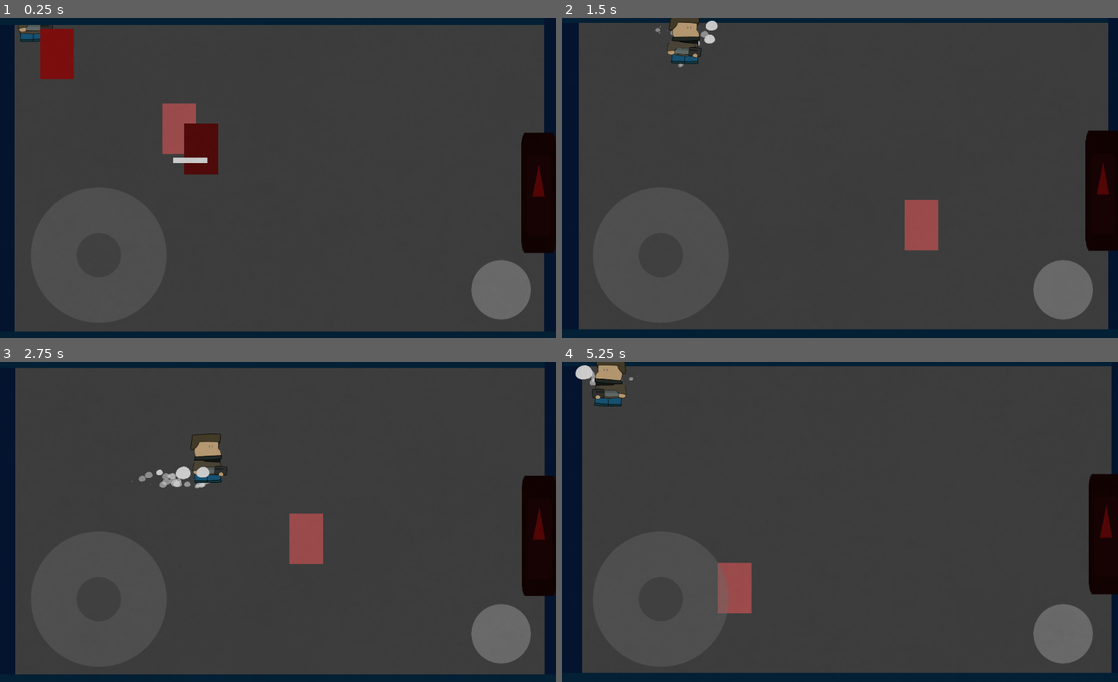
Above: before the commit, frames 1-4 (two rows, left to right).
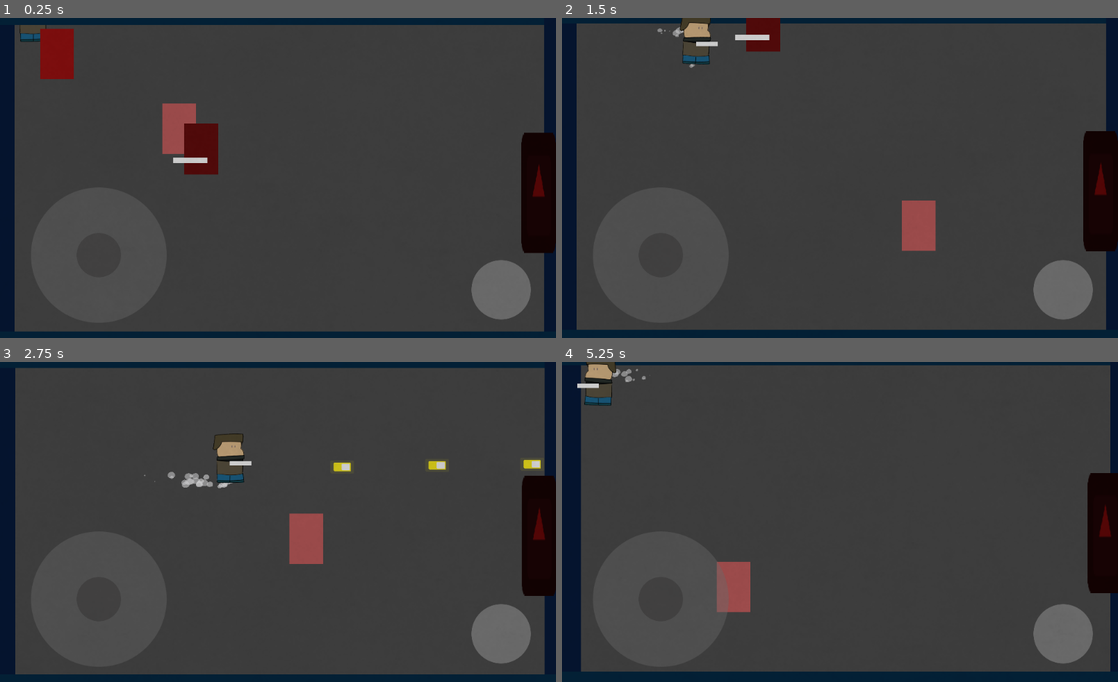
Above: after the commit, the same moments.

Repository: gath-thee-thaw/gohome-thegame
Game: Godot game, scene res://levels/level_1.tscn
The game is run twice, just before and just after one commit, with the same random seed, the same clock (stepped at 60 frames per second) and the same inputs. The engine's default icon, where the game draws it, is replaced by a stand-in: a white triangle on a blue panel in a dark square.
Inputs (mouse positions are in pixels of both pictures, inside the frame that each line leads up to):
- Up to frame 1 (0.25 s): no input
- Up to frame 2 (1.5 s): move the mouse to (962, 165) at 0.52 s; press the mouse at (962, 165) at 0.53 s; hold D (right) 0.53-1.28 s; move the mouse to (728, 197) at 1.27 s; release the mouse at (728, 197) at 1.28 s; hold S (down) from 1.28 s (still down); click (728, 197) at 1.35 s
- Up to frame 3 (2.75 s): move the mouse to (333, 451) at 2.02 s; release S (down) at 2.03 s; press the mouse at (333, 451) at 2.03 s; hold D (right) from 2.03 s (still down)
- Up to frame 4 (5.25 s): move the mouse to (812, 589) at 2.77 s; release D (right) at 2.78 s; release the mouse at (812, 589) at 2.78 s; hold W (up) 2.78-3.53 s; click (812, 589) at 2.85 s; move the mouse to (1006, 573) at 3.52 s; press the mouse at (1006, 573) at 3.53 s; hold A (left) 3.53-5.03 s; move the mouse to (673, 477) at 4.27 s; release the mouse at (673, 477) at 4.28 s; click (673, 477) at 4.35 s; move the mouse to (867, 525) at 5.02 s; press the mouse at (867, 525) at 5.03 s; hold S (down) from 5.03 s (still down)

The runs differ from the first frame. In frame 1, less than 0.1% of the frame differs, in the area x 3-10%, y 2-5%; in frame 2, 2.9%, in the area x 2-100%, y 0-98%; in frame 3, 1.6%; in frame 4, 2.0%.

Commit message:
buja bujavhjv

Diff:
--- a/Scripts/Player.gd
+++ b/Scripts/Player.gd
@@ -19,6 +19,7 @@
 
 func _physics_process(delta: float):
 	time +=delta
+
 	#Get inputs
 	if(!mobile):
 		direction = Vector2(
@@ -40,6 +41,7 @@
 			apply_scale(Vector2(-1,1))
 			flip = true
 
+
 	#Animation
 	if direction.length() != 0:
 		$AnimationPlayer.play("Run")
@@ -52,7 +54,3 @@
 	position += direction * delta * speed
 	position.x = clamp(position.x, 60, screen_size.x-60)
 	position.y = clamp(position.y, 0, screen_size.y-60)
-
-func shotgun_knockback():
-	$GunAnimationPlayer.play("ShotgunShoot")
-	pass
--- a/Scripts/ShotGun.gd
+++ b/Scripts/ShotGun.gd
@@ -5,6 +5,11 @@
 var timer = 0
 var backStep = 1000
 var backStepPos
+
+func _ready():
+	var hand = $Hands2
+	remove_child($Hands2)
+	get_parent().find_node("Hands").add_child(hand)
 
 func _process(delta):
 
@@ -25,7 +30,7 @@
 func Shoot():
 	$SpawnPoint/CPUParticles2D.set_emitting(true)
 	Global.camera.add_trauma(0.35)
-	get_parent().shotgun_knockback()
+	shotgun_knockback()
 	var bul = bullet.instance()
 	bul.position = $SpawnPoint.global_position
 	get_tree().root.add_child(bul)
@@ -46,3 +51,7 @@
 	bul3.playerFlip = get_parent().flip
 	bul3.direction = ($SpawnPoint/shot3.position - $SpawnPoint.position).normalized()
 	bul3.spawnPoint = $SpawnPoint.global_position
+
+func shotgun_knockback():
+	$GunAnimationPlayer.play("ShotgunShoot")
+	pass
--- a/Scripts/bullet2.gd
+++ b/Scripts/bullet2.gd
@@ -1,17 +1,22 @@
 extends Area2D
 
 var playerFlip
-var speed = 1000
+var speed = 200
+var recoil = .5
+var dir
 
 func _ready():
 	$AnimatedSprite.play("default")
+	var val = rand_range(-recoil, recoil)
+	dir = Vector2(position.x + 10, position.y + val) - position
 
 func _process(delta):
 	#position += playerDirection * playerSpeed + transform.x * speed * delta //playerDirection * playerSpeed +
+
 	if !playerFlip:
-		position += transform.x * speed * delta
+		position += dir * speed * delta
 	else:
-		position += -transform.x * speed * delta
+		position += -dir * speed * delta
 
 func _on_bullet2_body_entered(body):
 	queue_free()
--- a/scenes/Player.tscn
+++ b/scenes/Player.tscn
@@ -1,19 +1,22 @@
-[gd_scene load_steps=26 format=2]
+[gd_scene load_steps=18 format=2]
 
 [ext_resource path="res://scenes/joystick.tscn" type="PackedScene" id=1]
 [ext_resource path="res://Assests/Player/player-body_1.png" type="Texture" id=2]
 [ext_resource path="res://icon.png" type="Texture" id=3]
 [ext_resource path="res://Scripts/Player.gd" type="Script" id=4]
-[ext_resource path="res://scenes/ShotGun.tscn" type="PackedScene" id=5]
+[ext_resource path="res://scenes/SMG.tscn" type="PackedScene" id=5]
 [ext_resource path="res://Assests/Player/player-body_2.png" type="Texture" id=6]
-[ext_resource path="res://Assests/Player/player-hand_1.png" type="Texture" id=7]
-[ext_resource path="res://Assests/Player/player-hand_2.png" type="Texture" id=8]
 [ext_resource path="res://Assests/particles-walk.png" type="Texture" id=9]
 [ext_resource path="res://Assests/noise.png" type="Texture" id=10]
 [ext_resource path="res://Assests/Audio/FOOTSTEPS (A) Walking Loop 01.ogg" type="AudioStream" id=11]
-[ext_resource path="res://Assests/Player/player-hand_SHOTGUN.png" type="Texture" id=12]
-[ext_resource path="res://Assests/Audio/GUNTech_Sci Fi Shotgun Fire_04.wav" type="AudioStream" id=13]
-[ext_resource path="res://Assests/Audio/GUNMech_Arm Weapon Rattle_10.wav" type="AudioStream" id=14]
+
+[sub_resource type="SpriteFrames" id=2]
+animations = [ {
+"frames": [ ExtResource( 2 ), ExtResource( 6 ) ],
+"loop": true,
+"name": "default",
+"speed": 3.0
+} ]
 
 [sub_resource type="RectangleShape2D" id=1]
 extents = Vector2( 31, 47.5 )
@@ -39,77 +42,6 @@
 shader = SubResource( 8 )
 shader_param/strength = 0.3
 shader_param/fps = 8.0
-
-[sub_resource type="Animation" id=11]
-length = 0.001
-tracks/0/type = "bezier"
-tracks/0/path = NodePath("../Sprites/Hands:offset:x")
-tracks/0/interp = 1
-tracks/0/loop_wrap = true
-tracks/0/imported = false
-tracks/0/enabled = true
-tracks/0/keys = {
-"points": PoolRealArray( 0, -0.25, 0, 0.25, 0 ),
-"times": PoolRealArray( 0 )
-}
-tracks/1/type = "bezier"
-tracks/1/path = NodePath("../Sprites/Hands:offset:y")
-tracks/1/interp = 1
-tracks/1/loop_wrap = true
-tracks/1/imported = false
-tracks/1/enabled = true
-tracks/1/keys = {
-"points": PoolRealArray( 0, -0.25, 0, 0.25, 0 ),
-"times": PoolRealArray( 0 )
-}
-
-[sub_resource type="Animation" id=10]
-resource_name = "ShotgunShoot"
-length = 0.6
-tracks/0/type = "bezier"
-tracks/0/path = NodePath("../Sprites/Hands:offset:x")
-tracks/0/interp = 1
-tracks/0/loop_wrap = true
-tracks/0/imported = false
-tracks/0/enabled = true
-tracks/0/keys = {
-"points": PoolRealArray( 0, -0.25, 0, 0.1, -2.93023, -15.0211, -0.1, 4.83382, 0.25, 0, -0.437767, -0.25, 0, 0.25, 0 ),
-"times": PoolRealArray( 0, 0.1, 0.6 )
-}
-tracks/1/type = "bezier"
-tracks/1/path = NodePath("../Sprites/Hands:offset:y")
-tracks/1/interp = 1
-tracks/1/loop_wrap = true
-tracks/1/imported = false
-tracks/1/enabled = true
-tracks/1/keys = {
-"points": PoolRealArray( 0, -0.25, 0, 0.25, 0 ),
-"times": PoolRealArray( 0 )
-}
-tracks/2/type = "value"
-tracks/2/path = NodePath("../ShotgunSound:playing")
-tracks/2/interp = 1
-tracks/2/loop_wrap = true
-tracks/2/imported = false
-tracks/2/enabled = true
-tracks/2/keys = {
-"times": PoolRealArray( 0 ),
-"transitions": PoolRealArray( 1 ),
-"update": 1,
-"values": [ true ]
-}
-tracks/3/type = "value"
-tracks/3/path = NodePath("../ShotgunReloadSound:playing")
-tracks/3/interp = 1
-tracks/3/loop_wrap = true
-tracks/3/imported = false
-tracks/3/enabled = true
-tracks/3/keys = {
-"times": PoolRealArray( 0.5 ),
-"transitions": PoolRealArray( 1 ),
-"update": 1,
-"values": [ true ]
-}
 
 [sub_resource type="Animation" id=4]
 length = 0.001
@@ -333,27 +265,6 @@
 "values": [ true ]
 }
 
-[sub_resource type="SpriteFrames" id=2]
-animations = [ {
-"frames": [ ExtResource( 2 ), ExtResource( 6 ) ],
-"loop": true,
-"name": "default",
-"speed": 3.0
-} ]
-
-[sub_resource type="SpriteFrames" id=3]
-animations = [ {
-"frames": [ ExtResource( 7 ), ExtResource( 8 ) ],
-"loop": true,
-"name": "default",
-"speed": 3.0
-}, {
-"frames": [ ExtResource( 12 ) ],
-"loop": true,
-"name": "Shotgun",
-"speed": 5.0
-} ]
-
 [sub_resource type="Curve" id=7]
 _data = [ Vector2( 0, 0.405682 ), 0.0, 0.0, 0, 0, Vector2( 0.348039, 0.760227 ), 0.0, 0.0, 0, 0, Vector2( 0.70098, 0 ), 0.0, 0.0, 0, 0 ]
 
@@ -364,6 +275,16 @@
 [node name="Player" type="Area2D" groups=["Player"]]
 script = ExtResource( 4 )
 speed = 250
+
+[node name="Sprites" type="Node2D" parent="."]
+rotation = -0.00288032
+
+[node name="Body" type="AnimatedSprite" parent="Sprites"]
+scale = Vector2( 0.4, 0.4 )
+frames = SubResource( 2 )
+
+[node name="Hands" type="AnimatedSprite" parent="Sprites"]
+animation = "Shotgun"
 
 [node name="polla" type="Sprite" parent="."]
 visible = false
@@ -377,6 +298,8 @@
 position = Vector2( 0, -0.5 )
 shape = SubResource( 1 )
 
+[node name="SMG" parent="." instance=ExtResource( 5 )]
+
 [node name="CanvasLayer" type="CanvasLayer" parent="."]
 
 [node name="joyStick" parent="CanvasLayer" instance=ExtResource( 1 )]
@@ -390,28 +313,9 @@
 expand = true
 stretch_mode = 2
 
-[node name="GunAnimationPlayer" type="AnimationPlayer" parent="."]
-root_node = NodePath("../AnimationPlayer")
-anims/RESET = SubResource( 11 )
-anims/ShotgunShoot = SubResource( 10 )
-
 [node name="AnimationPlayer" type="AnimationPlayer" parent="."]
 anims/RESET = SubResource( 4 )
 anims/Run = SubResource( 5 )
-
-[node name="Sprites" type="Node2D" parent="."]
-rotation = -0.00288032
-
-[node name="Body" type="AnimatedSprite" parent="Sprites"]
-scale = Vector2( 0.4, 0.4 )
-frames = SubResource( 2 )
-
-[node name="Hands" type="AnimatedSprite" parent="Sprites"]
-scale = Vector2( 0.4, 0.4 )
-frames = SubResource( 3 )
-animation = "Shotgun"
-
-[node name="ShotGun" parent="." instance=ExtResource( 5 )]
 
 [node name="CPUParticles2D" type="CPUParticles2D" parent="."]
 position = Vector2( 0, 34 )
@@ -432,13 +336,3 @@
 [node name="Walksound" type="AudioStreamPlayer2D" parent="."]
 stream = ExtResource( 11 )
 volume_db = -10.0
-
-[node name="ShotgunSound" type="AudioStreamPlayer2D" parent="."]
-position = Vector2( 3, -18 )
-stream = ExtResource( 13 )
-pitch_scale = 2.0
-
-[node name="ShotgunReloadSound" type="AudioStreamPlayer2D" parent="."]
-position = Vector2( 47, 0 )
-stream = ExtResource( 14 )
-volume_db = -10.0
--- a/scenes/ShotGun.tscn
+++ b/scenes/ShotGun.tscn
@@ -1,14 +1,123 @@
-[gd_scene load_steps=4 format=2]
+[gd_scene load_steps=12 format=2]
 
 [ext_resource path="res://Scripts/ShotGun.gd" type="Script" id=1]
 [ext_resource path="res://Assests/particles-walk.png" type="Texture" id=2]
+[ext_resource path="res://Assests/Player/player-hand_1.png" type="Texture" id=3]
+[ext_resource path="res://Assests/Player/player-hand_SHOTGUN.png" type="Texture" id=4]
+[ext_resource path="res://Assests/Audio/GUNTech_Sci Fi Shotgun Fire_04.wav" type="AudioStream" id=5]
+[ext_resource path="res://Assests/Audio/GUNMech_Arm Weapon Rattle_10.wav" type="AudioStream" id=6]
+[ext_resource path="res://Assests/Player/player-hand_2.png" type="Texture" id=7]
 
-[sub_resource type="Curve" id=1]
+[sub_resource type="SpriteFrames" id=3]
+animations = [ {
+"frames": [ ExtResource( 3 ), ExtResource( 7 ) ],
+"loop": true,
+"name": "default",
+"speed": 3.0
+}, {
+"frames": [ ExtResource( 4 ) ],
+"loop": true,
+"name": "Shotgun",
+"speed": 5.0
+} ]
+
+[sub_resource type="Animation" id=11]
+length = 0.001
+tracks/0/type = "bezier"
+tracks/0/path = NodePath("../Sprites/Hands:offset:x")
+tracks/0/interp = 1
+tracks/0/loop_wrap = true
+tracks/0/imported = false
+tracks/0/enabled = true
+tracks/0/keys = {
+"points": PoolRealArray( 0, -0.25, 0, 0.25, 0 ),
+"times": PoolRealArray( 0 )
+}
+tracks/1/type = "bezier"
+tracks/1/path = NodePath("../Sprites/Hands:offset:y")
+tracks/1/interp = 1
+tracks/1/loop_wrap = true
+tracks/1/imported = false
+tracks/1/enabled = true
+tracks/1/keys = {
+"points": PoolRealArray( 0, -0.25, 0, 0.25, 0 ),
+"times": PoolRealArray( 0 )
+}
+
+[sub_resource type="Animation" id=10]
+resource_name = "ShotgunShoot"
+length = 0.6
+tracks/0/type = "bezier"
+tracks/0/path = NodePath("../Sprites/Hands:offset:x")
+tracks/0/interp = 1
+tracks/0/loop_wrap = true
+tracks/0/imported = false
+tracks/0/enabled = true
+tracks/0/keys = {
+"points": PoolRealArray( 0, -0.25, 0, 0.1, -2.93023, -15.0211, -0.1, 4.83382, 0.25, 0, -0.437767, -0.25, 0, 0.25, 0 ),
+"times": PoolRealArray( 0, 0.1, 0.6 )
+}
+tracks/1/type = "bezier"
+tracks/1/path = NodePath("../Sprites/Hands:offset:y")
+tracks/1/interp = 1
+tracks/1/loop_wrap = true
+tracks/1/imported = false
+tracks/1/enabled = true
+tracks/1/keys = {
+"points": PoolRealArray( 0, -0.25, 0, 0.25, 0 ),
+"times": PoolRealArray( 0 )
+}
+tracks/2/type = "value"
+tracks/2/path = NodePath("../ShotGun/ShotgunSound:playing")
+tracks/2/interp = 1
+tracks/2/loop_wrap = true
+tracks/2/imported = false
+tracks/2/enabled = true
+tracks/2/keys = {
+"times": PoolRealArray( 0 ),
+"transitions": PoolRealArray( 1 ),
+"update": 1,
+"values": [ true ]
+}
+tracks/3/type = "value"
+tracks/3/path = NodePath("../ShotGun/ShotgunReloadSound:playing")
+tracks/3/interp = 1
+tracks/3/loop_wrap = true
+tracks/3/imported = false
+tracks/3/enabled = true
+tracks/3/keys = {
+"times": PoolRealArray( 0.5 ),
+"transitions": PoolRealArray( 1 ),
+"update": 1,
+"values": [ true ]
+}
+
+[sub_resource type="Curve" id=12]
 _data = [ Vector2( 0, 0.00568175 ), 0.0, 0.0, 0, 0, Vector2( 0.223881, 1 ), 0.0, 0.0, 0, 0, Vector2( 1, 0 ), 0.0, 0.0, 0, 0 ]
 
 [node name="ShotGun" type="Node2D"]
-position = Vector2( -3, 18 )
 script = ExtResource( 1 )
+
+[node name="Hands2" type="AnimatedSprite" parent="."]
+scale = Vector2( 0.4, 0.4 )
+frames = SubResource( 3 )
+animation = "Shotgun"
+playing = true
+
+[node name="GunAnimationPlayer" type="AnimationPlayer" parent="."]
+root_node = NodePath("../../AnimationPlayer")
+anims/RESET = SubResource( 11 )
+anims/ShotgunShoot = SubResource( 10 )
+
+[node name="ShotgunReloadSound" type="AudioStreamPlayer2D" parent="."]
+position = Vector2( 50, -18 )
+stream = ExtResource( 6 )
+volume_db = -10.0
+
+[node name="ShotgunSound" type="AudioStreamPlayer2D" parent="."]
+position = Vector2( 6, -36 )
+stream = ExtResource( 5 )
+pitch_scale = 2.0
 
 [node name="SpawnPoint" type="Node2D" parent="."]
 position = Vector2( 47, 0 )
Not shown: 1 places in scenes/ShotGun.tscn that only renumber resources
